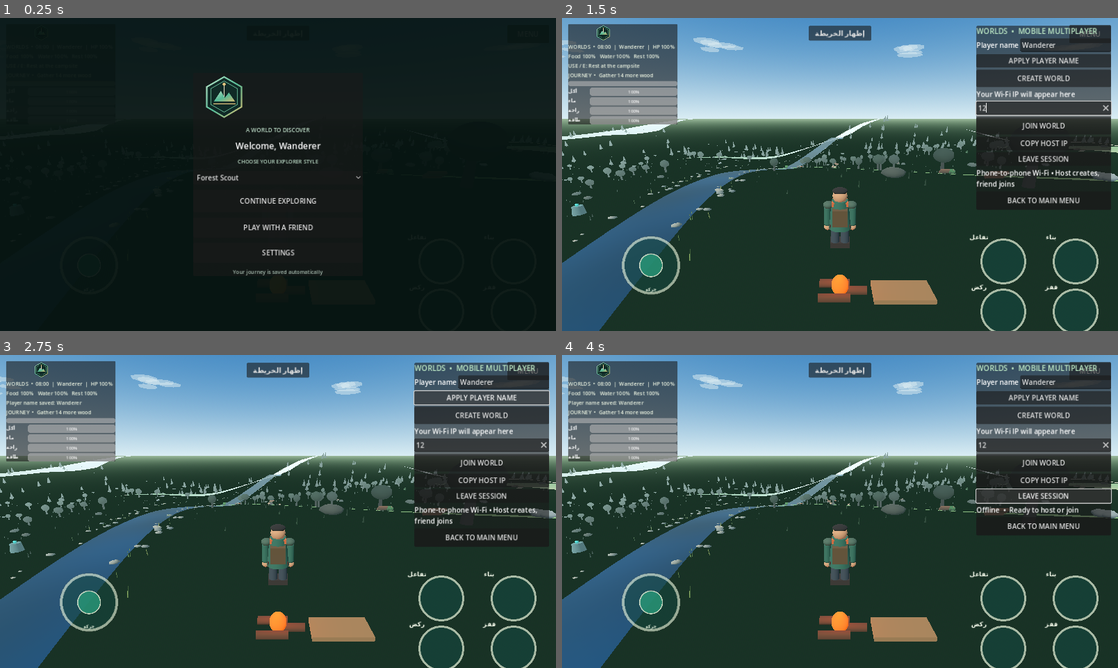
Above: before the commit, frames 1-4 (two rows, left to right).
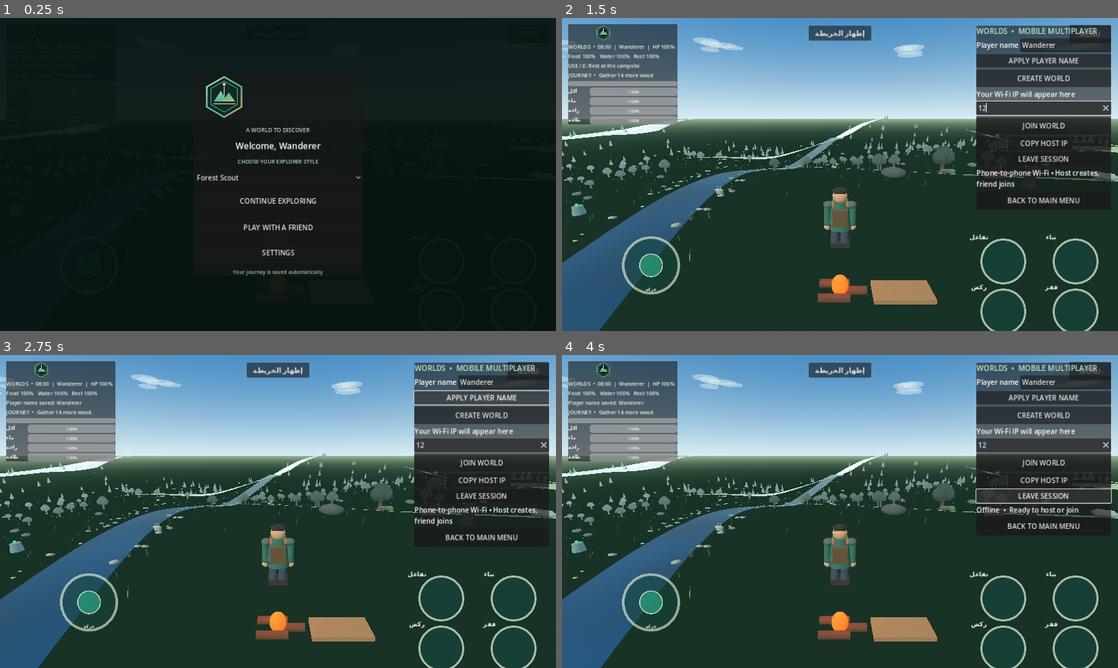
Above: after the commit, the same moments.

Repository: loayh523-lab/WORLDS
Game: Godot game, scene res://scenes/main.tscn
Same seed, same stepped clock (60 frames per second), same inputs: the game is played once before the commit and once after it.
Inputs (mouse positions are in pixels of both pictures, inside the frame that each line leads up to):
- Up to frame 1 (0.25 s): no input
- Up to frame 2 (1.5 s): click "PLAY WITH A FRIEND" at 0.5 s; click (1045, 108) at 1.27 s; type "12" at 1.35 s
- Up to frame 3 (2.75 s): click "APPLY PLAYER NAME" at 2 s
- Up to frame 4 (4 s): click "CREATE WORLD" at 2.75 s; click "LEAVE SESSION" at 3.5 s

The runs differ from the first frame. In frame 2, 0.2% of the frame differs, in the area x 0-92%, y 39-58%; in frame 3, 0.2%; in frame 4, 0.2%.

Commit message:
Add layered terrain shading and fuller broadleaf tree canopies

Diff:
--- a/scripts/main.gd
+++ b/scripts/main.gd
@@ -307,9 +307,48 @@
     # and establishes the same tile size planned for the larger world.
     var chunks_per_axis := 2
     var steps_per_chunk: int = int(GRID_STEPS / float(chunks_per_axis))
-    var terrain_material := StandardMaterial3D.new()
-    terrain_material.vertex_color_use_as_albedo = true
-    terrain_material.roughness = 1.0
+    var terrain_shader := Shader.new()
+    terrain_shader.code = """
+shader_type spatial;
+render_mode diffuse_burley, specular_schlick_ggx;
+varying vec3 terrain_world_position;
+varying vec4 biome_vertex_color;
+
+float hash_grid(vec2 p) {
+    return fract(sin(dot(p, vec2(127.1, 311.7))) * 43758.5453123);
+}
+float value_noise(vec2 p) {
+    vec2 cell = floor(p);
+    vec2 uv = fract(p);
+    uv = uv * uv * (3.0 - 2.0 * uv);
+    float a = hash_grid(cell);
+    float b = hash_grid(cell + vec2(1.0, 0.0));
+    float c = hash_grid(cell + vec2(0.0, 1.0));
+    float d = hash_grid(cell + vec2(1.0, 1.0));
+    return mix(mix(a, b, uv.x), mix(c, d, uv.x), uv.y);
+}
+void vertex() {
+    terrain_world_position = (MODEL_MATRIX * vec4(VERTEX, 1.0)).xyz;
+    biome_vertex_color = COLOR;
+}
+void fragment() {
+    float broad = value_noise(terrain_world_position.xz * 0.035);
+    float medium = value_noise(terrain_world_position.xz * 0.24);
+    float fine = value_noise(terrain_world_position.xz * 1.4);
+    float grain = value_noise(terrain_world_position.xz * 4.0);
+    vec3 albedo = biome_vertex_color.rgb;
+    albedo *= mix(0.80, 1.13, broad);
+    albedo *= mix(0.92, 1.08, medium);
+    albedo *= mix(0.96, 1.04, fine);
+    float mineral_grain = smoothstep(0.72, 0.94, grain) * 0.10;
+    albedo = mix(albedo, albedo * vec3(0.74, 0.78, 0.76), mineral_grain);
+    ALBEDO = albedo;
+    ROUGHNESS = 0.96;
+    METALLIC = 0.0;
+}
+"""
+    var terrain_material := ShaderMaterial.new()
+    terrain_material.shader = terrain_shader
     var step := WORLD_SIZE / float(GRID_STEPS)
 
     for chunk_z in range(chunks_per_axis):
@@ -649,6 +688,8 @@
     var crown_mesh := SphereMesh.new()
     crown_mesh.radius = 1.05
     crown_mesh.height = 2.0
+    crown_mesh.radial_segments = 12
+    crown_mesh.rings = 8
 
     var leaves := StandardMaterial3D.new()
     leaves.albedo_color = Color(0.12, 0.31, 0.15)
@@ -659,7 +700,7 @@
     crown_multi.transform_format = MultiMesh.TRANSFORM_3D
     crown_multi.use_colors = true
     crown_multi.mesh = crown_mesh
-    crown_multi.instance_count = tree_positions.size()
+    crown_multi.instance_count = tree_positions.size() * 3
 
     var tree_rng := RandomNumberGenerator.new()
     tree_rng.seed = 20261107
@@ -673,15 +714,28 @@
         trunk_multi.set_instance_transform(i, trunk_transform)
         trunk_multi.set_instance_color(i, Color(0.23, 0.13, 0.075).lerp(Color(0.38, 0.24, 0.13), tree_rng.randf() * 0.55))
 
-        var crown_scale := Vector3(
-            tree_scale * tree_rng.randf_range(0.92, 1.28),
-            tree_scale * tree_rng.randf_range(0.88, 1.25),
-            tree_scale * tree_rng.randf_range(0.92, 1.30)
-        )
-        var crown_basis := Basis.from_euler(Vector3(0.0, tree_rng.randf_range(0.0, TAU), 0.0)).scaled(crown_scale)
-        var crown_transform := Transform3D(crown_basis, tree_position + Vector3(0, 2.45 * tree_scale, 0))
-        crown_multi.set_instance_transform(i, crown_transform)
-        crown_multi.set_instance_color(i, Color(0.075, 0.24, 0.105).lerp(Color(0.24, 0.42, 0.16), tree_rng.randf() * 0.8))
+        for lobe in range(3):
+            var lobe_offset := Vector3.ZERO
+            var lobe_factor := Vector3.ONE
+            if lobe == 0:
+                lobe_offset = Vector3(0.0, 2.47, 0.0)
+                lobe_factor = Vector3(1.0, 1.08, 1.0)
+            elif lobe == 1:
+                lobe_offset = Vector3(-0.56, 2.20, 0.10)
+                lobe_factor = Vector3(0.78, 0.82, 0.86)
+            else:
+                lobe_offset = Vector3(0.54, 2.28, 0.06)
+                lobe_factor = Vector3(0.82, 0.88, 0.80)
+            var crown_scale := Vector3(
+                tree_scale * tree_rng.randf_range(0.92, 1.14) * lobe_factor.x,
+                tree_scale * tree_rng.randf_range(0.88, 1.16) * lobe_factor.y,
+                tree_scale * tree_rng.randf_range(0.92, 1.18) * lobe_factor.z
+            )
+            var crown_basis := Basis.from_euler(Vector3(0.0, tree_rng.randf_range(0.0, TAU), 0.0)).scaled(crown_scale)
+            var crown_transform := Transform3D(crown_basis, tree_position + lobe_offset * tree_scale)
+            var crown_index := i * 3 + lobe
+            crown_multi.set_instance_transform(crown_index, crown_transform)
+            crown_multi.set_instance_color(crown_index, Color(0.075, 0.24, 0.105).lerp(Color(0.24, 0.42, 0.16), tree_rng.randf() * 0.8))
 
     tree_trunks = MultiMeshInstance3D.new()
     tree_trunks.name = "TreeTrunks"
@@ -743,8 +797,8 @@
     var rock_mesh := SphereMesh.new()
     rock_mesh.radius = 0.72
     rock_mesh.height = 1.0
-    rock_mesh.radial_segments = 8
-    rock_mesh.rings = 4
+    rock_mesh.radial_segments = 12
+    rock_mesh.rings = 8
     var rock_multi := MultiMesh.new()
     rock_multi.transform_format = MultiMesh.TRANSFORM_3D
     rock_multi.use_colors = true
@@ -5045,7 +5099,7 @@
     if tree_trunks and tree_trunks.multimesh:
         tree_trunks.multimesh.visible_instance_count = visible_count
     if tree_canopies and tree_canopies.multimesh:
-        tree_canopies.multimesh.visible_instance_count = visible_count
+        tree_canopies.multimesh.visible_instance_count = visible_count * 3
     var visible_pines := clampi(roundi(float(total_pine_instances) * current_tree_density), 1, maxi(1, total_pine_instances))
     if pine_trunks and pine_trunks.multimesh:
         pine_trunks.multimesh.visible_instance_count = visible_pines
